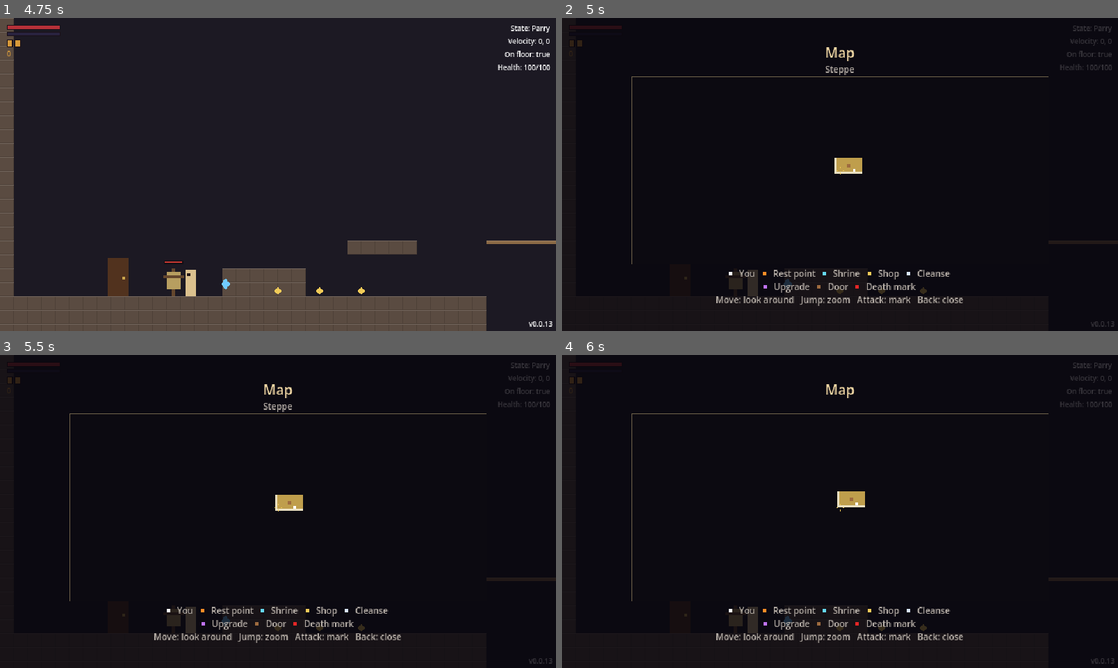
Above: before the commit, frames 1-4 (two rows, left to right).
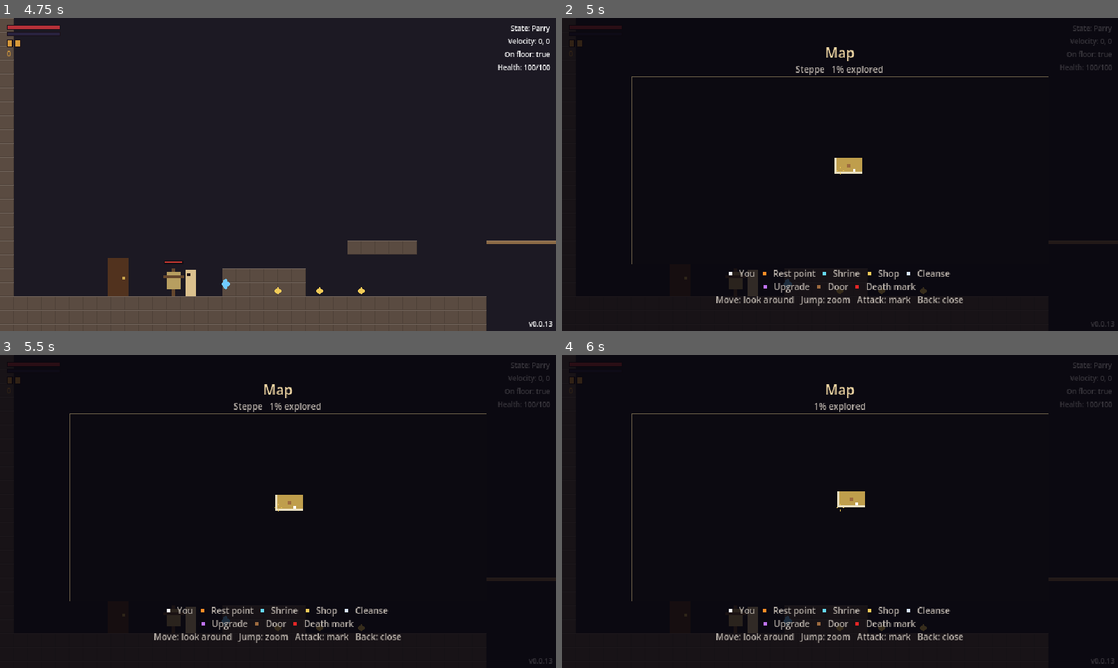
Above: after the commit, the same moments.

Repository: yuriisytnyk1996/The-Last-Sich
Game: Godot game, scene res://ui/menus/main_menu/main_menu.tscn
The game is run twice, just before and just after one commit, with the same random seed, the same clock (stepped at 60 frames per second) and the same inputs.
Inputs (mouse positions are in pixels of both pictures, inside the frame that each line leads up to):
- Up to frame 1 (4.75 s): click "New game" at 0.5 s; tap Enter (ui_accept) at 1.25, 2.75, 4.25 s; move the mouse to (400, 158) at 1.27 s; hold D (move_right) 1.28-2 s; hold J (attack) 1.28-2 s; click (400, 158) at 1.42 s; tap Space (jump) at 1.52, 4.52 s; drag from (166, 190) to (116, 277) at 2.02 s; move the mouse to (333, 105) at 2.77 s; hold D (move_right) 2.78-3.5 s; tap F (heal) at 2.85 s; drag from (250, 237) to (172, 284) at 3.52 s; move the mouse to (444, 221) at 4.27 s; hold A (move_left) from 4.28 s (still down); tap K (parry) at 4.35 s
- Up to frame 2 (5 s): keep holding A (move_left); tap M (map) at 4.9 s
- Up to frame 3 (5.5 s): release A (move_left) at 5 s; drag from (278, 508) to (227, 624) at 5.02 s
- Up to frame 4 (6 s): tap Enter (ui_accept) at 5.75 s; move the mouse to (867, 511) at 5.77 s; hold S (move_down) from 5.78 s (still down); hold J (attack) from 5.78 s (still down); click (867, 511) at 5.92 s

Frame 1 is identical in both runs. In frame 2, 0.2% of the frame differs, in the area x 42-58%, y 15-19%; in frame 3, 0.2%; in frame 4, 0.1%.

Commit message:
feat(map): show the explored percentage on the map page
The map page shows how much of the world is explored: revealed cells over
every cell of every room. The total comes from a generated map catalog
(levels/map/map_catalog.tres) built from the room scenes by
pnpm map:catalog, which reads each room's bounds and map cell from the
scene text. The pre-commit hook fails when the catalog is out of date,
and the world map warns when a loaded room doesn't match it.

Diff:
--- /dev/null
+++ b/levels/map/map_catalog.gd
@@ -0,0 +1,33 @@
+class_name MapCatalog
+extends Resource
+## Every room of the game and the map cells it covers, so the map can
+## count the cells left to explore without loading any room.
+##
+## Generated from the room scenes by `pnpm map:catalog`
+## (`tools/build_map_catalog.gd`) into `levels/map/map_catalog.tres`.
+## Don't edit it by hand. `WorldMap` warns when a loaded room doesn't
+## match it.
+
+## Room scene path -> its rectangle of map cells.
+@export var rooms: Dictionary[String, Rect2i] = {}
+
+var _cells: Dictionary[Vector2i, bool] = {}
+
+
+## Every cell any room covers, once each.
+func cells() -> Dictionary[Vector2i, bool]:
+	if _cells.is_empty():
+		for rect: Rect2i in rooms.values():
+			for x in rect.size.x:
+				for y in rect.size.y:
+					_cells[rect.position + Vector2i(x, y)] = true
+	return _cells
+
+
+## The map rectangle of a room with `bounds` (px) at `map_cell`, as
+## `MapRoom.scan()` makes it.
+static func rect_for(map_cell: Vector2i, bounds: Rect2i, cell_size: Vector2i) -> Rect2i:
+	var size := Vector2i(
+		ceili(float(bounds.size.x) / cell_size.x), ceili(float(bounds.size.y) / cell_size.y)
+	)
+	return Rect2i(map_cell, size.max(Vector2i.ONE))
--- /dev/null
+++ b/levels/map/map_catalog.tres
@@ -0,0 +1,15 @@
+[gd_resource type="Resource" script_class="MapCatalog" format=3]
+
+[ext_resource type="Script" path="res://levels/map/map_catalog.gd" id="1_6ph6a"]
+
+[resource]
+script = ExtResource("1_6ph6a")
+rooms = Dictionary[String, Rect2i]({
+"res://levels/rooms/test_cave.tscn": Rect2i(4, 0, 3, 2),
+"res://levels/rooms/test_hideout.tscn": Rect2i(14, 0, 2, 2),
+"res://levels/rooms/test_house.tscn": Rect2i(-2, 0, 2, 2),
+"res://levels/rooms/test_room.tscn": Rect2i(0, 0, 4, 2),
+"res://levels/rooms/test_shaft.tscn": Rect2i(4, 2, 3, 3),
+"res://levels/rooms/test_vault.tscn": Rect2i(11, 0, 3, 4),
+"res://levels/rooms/test_works.tscn": Rect2i(7, 0, 4, 4)
+})
--- a/levels/map/map_room.gd
+++ b/levels/map/map_room.gd
@@ -40,11 +40,7 @@
 	var map_room := MapRoom.new()
 	map_room.path = room.scene_file_path
 	map_room.zone = room.map_zone
-	var cells := Vector2i(
-		ceili(float(room.bounds.size.x) / cell_size.x),
-		ceili(float(room.bounds.size.y) / cell_size.y)
-	)
-	map_room.rect = Rect2i(room.map_cell, cells.max(Vector2i.ONE))
+	map_room.rect = MapCatalog.rect_for(room.map_cell, room.bounds, cell_size)
 	map_room.origin = Vector2(room.bounds.position)
 	var areas := room.find_children("*", "Area2D", true, false)
 	var secrets := MapSecrets.new(areas)
--- a/levels/map/world_map.gd
+++ b/levels/map/world_map.gd
@@ -9,9 +9,13 @@
 ## While playing, it checks the player's cell every `reveal_interval`.
 ## A global save system (see `SaveManager`): it saves the rooms it has
 ## seen, the revealed cells and the marks the player placed.
+##
+## `catalog` lists every room in the game, for `completion()`.
 
 @export var player: Player
 @export var death_penalty: DeathPenalty
+## Every room and its cells. Generated, see `MapCatalog`.
+@export var catalog: MapCatalog
 ## World size of one map cell (px). Half a screen.
 @export var cell_size := Vector2i(320, 180)
 ## How often the player's cell is checked (s).
@@ -39,6 +43,7 @@
 	_room = room
 	_map_room = MapRoom.scan(room, cell_size)
 	_warn_overlaps(_map_room)
+	_check_catalog(_map_room)
 	rooms[_map_room.path] = _map_room
 	_reveal_player_cell()
 
@@ -62,6 +67,17 @@
 ## The room the player is in.
 func current_room() -> MapRoom:
 	return _map_room
+
+
+## Fraction (0 to 1) of all the game's map cells the player has revealed.
+func completion() -> float:
+	if not catalog or catalog.cells().is_empty():
+		return 0.0
+	var found := 0
+	for cell in catalog.cells():
+		if revealed.has(cell):
+			found += 1
+	return float(found) / catalog.cells().size()
 
 
 ## The player's spot on the map, in cells, not rounded.
@@ -151,3 +167,10 @@
 	for path in rooms:
 		if path != map_room.path and rooms[path].rect.intersects(map_room.rect):
 			push_warning("Map: %s overlaps %s on the world map" % [map_room.path, path])
+
+
+## A room missing from the catalog, or moved or resized since it was
+## built, makes `completion()` wrong.
+func _check_catalog(map_room: MapRoom) -> void:
+	if catalog and catalog.rooms.get(map_room.path) != map_room.rect:
+		push_warning("Map: %s doesn't match the map catalog. Run pnpm map:catalog" % map_room.path)
--- a/levels/world.tscn
+++ b/levels/world.tscn
@@ -9,6 +9,7 @@
 [ext_resource type="Script" path="res://ui/menus/pause/pause_menu.gd" id="7_pause"]
 [ext_resource type="Script" path="res://levels/death_penalty.gd" id="8_penalty"]
 [ext_resource type="Script" path="res://levels/map/world_map.gd" id="9_map"]
+[ext_resource type="Resource" path="res://levels/map/map_catalog.tres" id="10_catalog"]
 
 [node name="World" type="Node2D"]
 script = ExtResource("1_world")
@@ -25,6 +26,7 @@
 script = ExtResource("9_map")
 player = NodePath("../Player")
 death_penalty = NodePath("../DeathPenalty")
+catalog = ExtResource("10_catalog")
 
 [node name="HUD" parent="." instance=ExtResource("5_hud")]
 
--- /dev/null
+++ b/tools/build_map_catalog.gd
@@ -0,0 +1,75 @@
+extends SceneTree
+## Builds `levels/map/map_catalog.tres` (a `MapCatalog`) from the room
+## scenes in `levels/rooms/`: every scene whose root node uses
+## `levels/room.gd`, with its `bounds` and `map_cell`.
+##
+## Reads the `.tscn` text instead of loading the scenes, so it is fast and
+## needs no autoloads. Run with `pnpm map:catalog`. With `-- --check` it
+## only compares and exits with 1 when the catalog is out of date (the
+## pre-commit hook uses that).
+
+const ROOMS_DIR := "res://levels/rooms/"
+const ROOM_SCRIPT := "res://levels/room.gd"
+const OUTPUT := "res://levels/map/map_catalog.tres"
+## Must match `WorldMap.cell_size` and the defaults of `Room`.
+const CELL_SIZE := Vector2i(320, 180)
+const DEFAULT_BOUNDS := Rect2i(0, 0, 1280, 360)
+const DEFAULT_MAP_CELL := Vector2i.ZERO
+## By path, not class name: the class cache may not know a fresh checkout.
+const Catalog := preload("res://levels/map/map_catalog.gd")
+
+
+func _initialize() -> void:
+	var catalog := Catalog.new()
+	for file in DirAccess.get_files_at(ROOMS_DIR):
+		if file.ends_with(".tscn"):
+			var path := ROOMS_DIR + file
+			var rect: Variant = _room_rect(FileAccess.get_file_as_string(path))
+			if rect is Rect2i:
+				catalog.rooms[path] = rect
+	if "--check" in OS.get_cmdline_user_args():
+		quit(_check(catalog))
+		return
+	var error := ResourceSaver.save(catalog, OUTPUT)
+	if error != OK:
+		printerr("Map catalog: can't write %s (%s)" % [OUTPUT, error_string(error)])
+	else:
+		print("Map catalog: %d rooms, %d cells" % [catalog.rooms.size(), catalog.cells().size()])
+	quit(0 if error == OK else 1)
+
+
+## The room's map rectangle, or null when the scene isn't a room.
+func _room_rect(text: String) -> Variant:
+	var scripts := {}
+	var props := {}
+	var in_root := false
+	for line in text.split("\n"):
+		if line.begins_with("[ext_resource") and ROOM_SCRIPT in line:
+			scripts[_attribute(line, "id")] = true
+		elif line.begins_with("[node"):
+			if in_root or "parent=" in line:
+				break
+			in_root = true
+		elif in_root and " = " in line:
+			var parts := line.split(" = ", true, 1)
+			props[parts[0]] = parts[1]
+	var script_ref: String = props.get("script", "")
+	if not script_ref.begins_with("ExtResource(") or not scripts.has(_attribute(script_ref, "")):
+		return null
+	var bounds: Rect2i = str_to_var(props.get("bounds", var_to_str(DEFAULT_BOUNDS)))
+	var map_cell: Vector2i = str_to_var(props.get("map_cell", var_to_str(DEFAULT_MAP_CELL)))
+	return Catalog.rect_for(map_cell, bounds, CELL_SIZE)
+
+
+## The first quoted value after `key=` (or anywhere, with an empty key).
+func _attribute(line: String, key: String) -> String:
+	var start := line.find(key + '="') + key.length() + 2 if key != "" else line.find('"') + 1
+	return line.substr(start, line.find('"', start) - start)
+
+
+func _check(catalog: Catalog) -> int:
+	var saved := load(OUTPUT) as Catalog
+	if saved and saved.rooms == catalog.rooms:
+		return 0
+	printerr("Map catalog is out of date. Run: pnpm map:catalog")
+	return 1
--- a/ui/menus/map/map_screen.gd
+++ b/ui/menus/map/map_screen.gd
@@ -1,7 +1,8 @@
 class_name MapScreen
 extends MenuScreen
-## The pause menu's map page: the zone under the cursor, the `MapView`
-## and a legend. Opened from the pause screen or straight from the
+## The pause menu's map page: the zone under the cursor and how much of
+## the world is explored (`WorldMap.completion()`), the `MapView` and a
+## legend. Opened from the pause screen or straight from the
 ## `map` action (M / Back).
 ##
 ## In travel mode (opened by kneeling at a rest point, see `KneelScreen`)
@@ -99,4 +100,5 @@
 
 
 func _on_zone_changed(zone: String) -> void:
-	_zone.text = zone if zone != "" else " "
+	var explored := "%d%% explored" % floori(_map.completion() * 100.0)
+	_zone.text = "%s   %s" % [zone, explored] if zone != "" else explored
Not shown, changed: lefthook.yml
Not shown, added: levels/map/map_catalog.gd.uid
Not shown, changed: package.json
Not shown, added: tools/build_map_catalog.gd.uid
Not shown, changed: docs/guide/project-structure.md
Not shown, changed: docs/guide/versioning.md
Not shown, changed: docs/roadmap.md
Not shown, changed: docs/systems/map.md
Not shown, added: tools/map_catalog.sh
